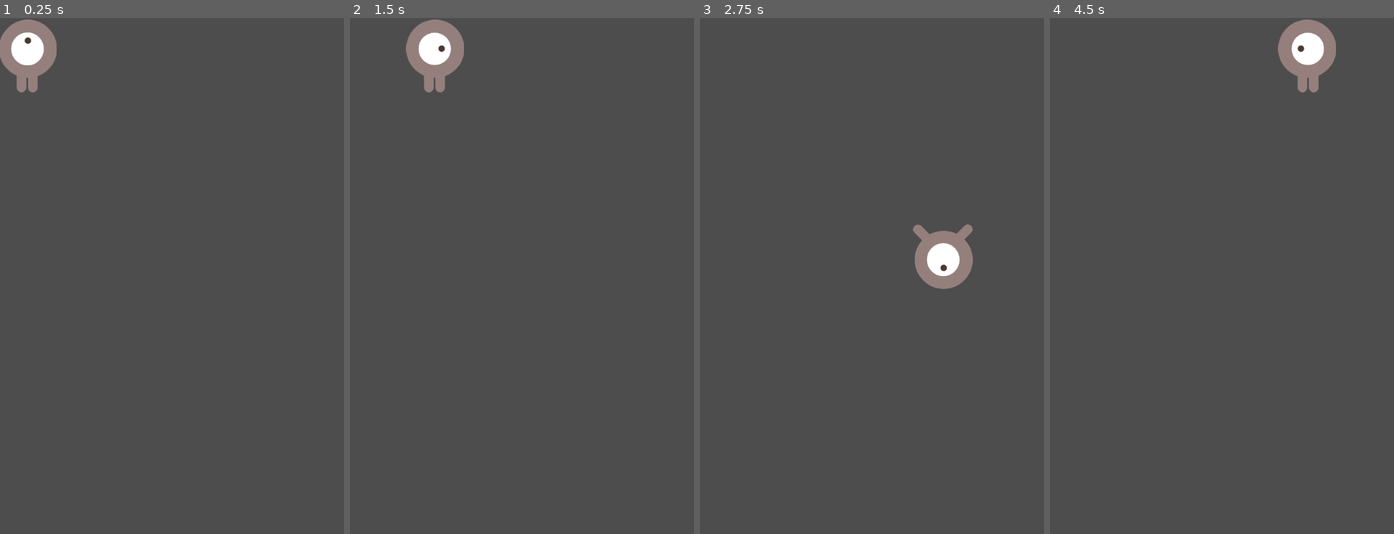
Above: before the commit, frames 1-4 (left to right).
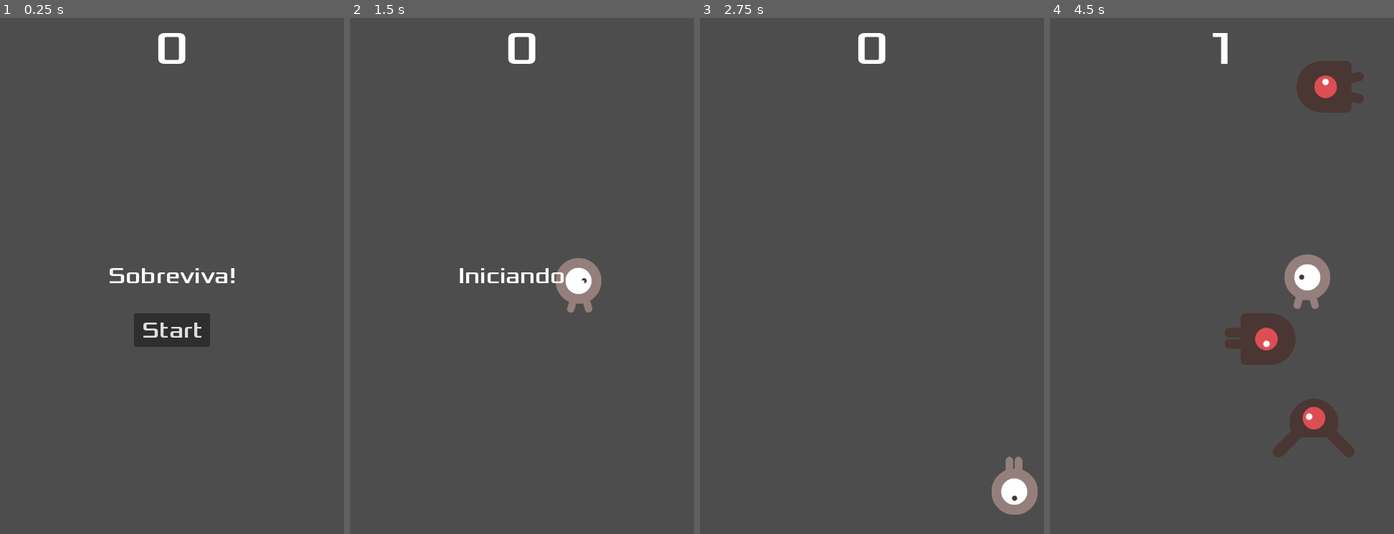
Above: after the commit, the same moments.

Repository: KaioBenevenuto/Space-Bubble
Game: Godot game, scene res://principal.tscn
Same seed, same stepped clock (60 frames per second), same inputs: the game is played once before the commit and once after it. Before the commit the project starts from res://jogador.tscn.
Inputs (mouse positions are in pixels of both pictures, inside the frame that each line leads up to):
- Up to frame 1 (0.25 s): no input
- Up to frame 2 (1.5 s): click (522, 327) at 0.5 s, where only the run after the commit has a clickable "Start"; tap Enter at 1.25 s; hold Right (ui_right) from 1.28 s (still down)
- Up to frame 3 (2.75 s): release Right (ui_right) at 2.03 s; hold Down (ui_down) from 2.03 s (still down)
- Up to frame 4 (4.5 s): release Down (ui_down) at 2.78 s; hold Right (ui_right) 2.78-3.53 s; hold Up (ui_up) 3.53-4.28 s; hold Left (ui_left) from 4.28 s (still down)

The runs differ from the first frame. In frame 1, 3.8% of the frame differs, in the area x 0-69%, y 0-64%; in frame 2, 3.3%; in frame 3, 3.0%; in frame 4, 6.7%, in the area x 47-92%, y 0-86%.

Commit message:
Versão jogável

Diff:
--- a/AnimatedSprite2D.gd
+++ b/AnimatedSprite2D.gd
@@ -1,39 +1,20 @@
-#extends AnimatedSprite2D
-#
-#@export var speed = 400
-#var screen_size
-#
-#func _ready():
-#	screen_size = get_viewport_rect().size
-#
-#
-#func _process(delta: float) -> void:
-#	var velocity = Vector2()
-#
-#	if Input.is_action_pressed("ui_right"):
-#		velocity.x += 1
-#	if Input.is_action_pressed("ui_left"):
-#		velocity.x -= 1
-#	if Input.is_action_pressed("ui_up"):
-#		velocity.y -= 1
-#	if Input.is_action_pressed("ui_down"):
-#		velocity.y += 1
-#
-#	if velocity.length() > 0:
-#		velocity = velocity.normalized() * speed
-#		play()
-#	else:
-#		stop()
-#
-#	if velocity.x != 0:
-#		animation = "direita"
-#		flip_v = false
-#		flip_h = velocity.x < 0
-#	if velocity.y != 0:
-#		animation = "cima"
-#		flip_v = velocity.y > 0
-#		flip_h = false
-#
-#	position += velocity * delta
-#	position.x = clamp(position.x, 0, screen_size.x)
-#	position.y = clamp(position.y, 0, screen_size.y)
+extends AnimatedSprite2D
+#Não funciona
+var colisor_a: PhysicsBody2D
+var colisor_b: PhysicsBody2D
+
+func _ready():
+	colisor_a = $ColisorSprite2D
+	colisor_b = $ColisorSprite2D_2
+
+func troca_animacao(nome_animacao: String):
+	colisor_a.set_deferred("disabled", true)
+	colisor_b.set_deferred("disabled", true)
+
+	if nome_animacao in ["andando", "nadando"]:
+		colisor_a.set_deferred("disabled", false)
+		colisor_b.set_deferred("disabled", true)
+	elif nome_animacao == "voando":
+		colisor_b.set_deferred("disabled", false)
+		colisor_a.set_deferred("disabled", true)
+#	play(nome_animacao)
--- /dev/null
+++ b/hud.gd
@@ -0,0 +1,28 @@
+extends CanvasLayer
+
+signal start_game
+
+func exibir_mensagem (text):
+	$MensageLabel.text = text
+	$MensageLabel.show()
+	$MensageTimer.start()
+
+func exibir_gameover ():
+	exibir_mensagem("Game Over")
+	await $MensageTimer.timeout
+
+	$MensageLabel.text = "Sobreviva!"
+	$MensageLabel.show()
+
+	await get_tree().create_timer(1).timeout
+	$StartButton.show()
+
+func atualize_score(score):
+	$ScoreLabel.text = str(score)
+
+func _on_start_button_pressed():
+	$StartButton.hide()
+	emit_signal("start_game")
+
+func _on_message_timer_timeout():
+	$MensageLabel.hide()
--- /dev/null
+++ b/hud.tscn
@@ -0,0 +1,66 @@
+[gd_scene load_steps=3 format=3 uid="uid://iineyms175d2"]
+
+[ext_resource type="FontFile" uid="uid://c2uj43ifl30r7" path="res://fonts/Xolonium-Regular.ttf" id="1_atm31"]
+[ext_resource type="Script" path="res://hud.gd" id="1_nkbxu"]
+
+[node name="HUD" type="CanvasLayer"]
+script = ExtResource("1_nkbxu")
+
+[node name="ScoreLabel" type="Label" parent="."]
+anchors_preset = 5
+anchor_left = 0.5
+anchor_right = 0.5
+offset_left = -136.0
+offset_right = 136.0
+offset_bottom = 87.0
+grow_horizontal = 2
+theme_override_fonts/font = ExtResource("1_atm31")
+theme_override_font_sizes/font_size = 64
+text = "0
+"
+horizontal_alignment = 1
+vertical_alignment = 1
+
+[node name="MensageLabel" type="Label" parent="."]
+anchors_preset = 8
+anchor_left = 0.5
+anchor_top = 0.5
+anchor_right = 0.5
+anchor_bottom = 0.5
+offset_left = -148.5
+offset_top = -38.0
+offset_right = 148.5
+offset_bottom = 38.0
+grow_horizontal = 2
+grow_vertical = 2
+size_flags_horizontal = 4
+theme_override_fonts/font = ExtResource("1_atm31")
+theme_override_font_sizes/font_size = 32
+text = "Sobreviva!"
+horizontal_alignment = 1
+vertical_alignment = 1
+autowrap_mode = 2
+
+[node name="MensageTimer" type="Timer" parent="."]
+wait_time = 2.0
+one_shot = true
+
+[node name="StartButton" type="Button" parent="."]
+anchors_preset = 7
+anchor_left = 0.5
+anchor_top = 1.0
+anchor_right = 0.5
+anchor_bottom = 1.0
+offset_left = -53.0
+offset_top = -303.0
+offset_right = 53.0
+offset_bottom = -261.0
+grow_horizontal = 2
+grow_vertical = 0
+size_flags_horizontal = 4
+theme_override_fonts/font = ExtResource("1_atm31")
+theme_override_font_sizes/font_size = 32
+text = "Start"
+
+[connection signal="timeout" from="MensageTimer" to="." method="_on_message_timer_timeout"]
+[connection signal="pressed" from="StartButton" to="." method="_on_start_button_pressed"]
--- a/inimigo.gd
+++ b/inimigo.gd
@@ -10,8 +10,5 @@
 	var tipo_inimigos = nomes_animacoes[randi() % nomes_animacoes.size()]
 	animacao.play(tipo_inimigos)
 
-#	var tipo_inimigos = $AnimatedSprite2D.frames.get_animation_names()
-#	$AnimatedSprite2D.animation = tipo_inimigos[randi() % tipo_inimigos.size()]
-
 func _on_visible_on_screen_notifier_2d_screen_exited():
 	queue_free()
--- a/inimigo.tscn
+++ b/inimigo.tscn
@@ -45,25 +45,26 @@
 }]
 
 [sub_resource type="CapsuleShape2D" id="CapsuleShape2D_fc8ui"]
-radius = 36.0
-height = 112.0
+radius = 35.0
+height = 102.0
 
 [node name="Inimigo" type="RigidBody2D"]
+collision_mask = 0
 gravity_scale = 0.0
 script = ExtResource("1_3rb8d")
 
 [node name="AnimatedSprite2D" type="AnimatedSprite2D" parent="."]
 scale = Vector2(0.75, 0.75)
 sprite_frames = SubResource("SpriteFrames_hh1cl")
-animation = &"nadando"
+animation = &"voando"
 
 [node name="CollisionShape2D" type="CollisionShape2D" parent="."]
-position = Vector2(-6, 0)
+position = Vector2(-2, 0)
 rotation = 1.5708
 shape = SubResource("CapsuleShape2D_fc8ui")
 
 [node name="VisibleOnScreenNotifier2D" type="VisibleOnScreenNotifier2D" parent="."]
-position = Vector2(-5, 0)
-scale = Vector2(4.35, 2.75)
+position = Vector2(-0.249998, -0.749998)
+scale = Vector2(3.875, 2.675)
 
 [connection signal="screen_exited" from="VisibleOnScreenNotifier2D" to="." method="_on_visible_on_screen_notifier_2d_screen_exited"]
--- a/jogador.gd
+++ b/jogador.gd
@@ -2,9 +2,10 @@
 
 @export var speed = 400
 var screen_size
+signal hit
 
 func _ready():
-	print("Teste: ")
+	hide()
 	screen_size = get_viewport_rect().size
 
 
@@ -37,5 +38,15 @@
 		$AnimatedSprite2D.flip_h = false
 
 	position += velocity * delta
-	position.x = clamp(position.x, 40, screen_size.x-40)
-	position.y = clamp(position.y, 40, screen_size.y-60)
+	position.x = clamp(position.x, 42, screen_size.x-40)
+	position.y = clamp(position.y, 40, screen_size.y-65)
+
+func start(pos):
+	position = pos
+	show()
+	$CollisionShape2D.disabled = false
+
+func _on_body_entered(body):
+	hide()
+	emit_signal("hit")
+	$CollisionShape2D.set_deferred("disabled", true)
--- a/jogador.tscn
+++ b/jogador.tscn
@@ -17,7 +17,7 @@
 }],
 "loop": true,
 "name": &"cima",
-"speed": 5.0
+"speed": 7.0
 }, {
 "frames": [{
 "duration": 1.0,
@@ -28,7 +28,7 @@
 }],
 "loop": true,
 "name": &"direita",
-"speed": 5.0
+"speed": 7.0
 }]
 
 [sub_resource type="CapsuleShape2D" id="CapsuleShape2D_5jwbp"]
@@ -40,10 +40,13 @@
 
 [node name="AnimatedSprite2D" type="AnimatedSprite2D" parent="."]
 position = Vector2(-1, 13)
-scale = Vector2(0.75, 0.75)
+scale = Vector2(0.6, 0.6)
 sprite_frames = SubResource("SpriteFrames_mkgo7")
 animation = &"cima"
+frame_progress = 0.658001
 
 [node name="CollisionShape2D" type="CollisionShape2D" parent="."]
 position = Vector2(-1, 14)
 shape = SubResource("CapsuleShape2D_5jwbp")
+
+[connection signal="body_entered" from="." to="." method="_on_body_entered"]
--- /dev/null
+++ b/principal.gd
@@ -0,0 +1,41 @@
+extends Node
+
+#@export(PackedScene) var Inimigo
+@export var Inimigo: PackedScene
+var score
+
+#func _ready():
+#	randomize()
+#	novo_jogo()
+
+func game_over():
+	$PontuacaoTimer.stop()
+	$InimigoTimer.stop()
+	$HUD.exibir_gameover()
+
+func novo_jogo():
+	score = 0
+	$Jogador.start($PosicaoInicial.position)
+	$InicioTimer.start()
+	$HUD.exibir_mensagem("Iniciando...")
+	$HUD.atualize_score(score)
+
+
+func _on_inicio_timer_timeout():
+	$InimigoTimer.start()
+	$PontuacaoTimer.start()
+
+func _on_pontuacao_timer_timeout():
+	score += 1
+	$HUD.atualize_score(score)
+
+func _on_inimigo_timer_timeout():
+	$CaminhoInimigo/SpawnInimigo.progress = randi()
+	var inimigo = Inimigo.instantiate()
+	add_child(inimigo)
+	var direcao = $CaminhoInimigo/SpawnInimigo.rotation + PI/2
+	inimigo.position = $CaminhoInimigo/SpawnInimigo.position
+	direcao += randi_range(-PI/4, PI/4)
+	inimigo.rotation = direcao
+	inimigo.linear_velocity = Vector2(randi_range(inimigo.min_speed, inimigo.max_speed), 0)
+	inimigo.linear_velocity = inimigo.linear_velocity.rotated(direcao)
--- /dev/null
+++ b/principal.tscn
@@ -0,0 +1,43 @@
+[gd_scene load_steps=6 format=3 uid="uid://di6prtlyv14qt"]
+
+[ext_resource type="PackedScene" uid="uid://dmwd4sx2tqsjj" path="res://jogador.tscn" id="1_0vg21"]
+[ext_resource type="Script" path="res://principal.gd" id="1_52ec5"]
+[ext_resource type="PackedScene" uid="uid://sy24sf1ebq70" path="res://inimigo.tscn" id="2_elv33"]
+[ext_resource type="PackedScene" uid="uid://iineyms175d2" path="res://hud.tscn" id="4_fqhk7"]
+
+[sub_resource type="Curve2D" id="Curve2D_ch05o"]
+_data = {
+"points": PackedVector2Array(0, 0, 0, 0, 0, 0, 0, 0, 0, 0, 480, 0, 0, 0, 0, 0, 480, 720, 0, 0, 0, 0, 0, 720, 0, 0, 0, 0, 0, 0)
+}
+point_count = 5
+
+[node name="Principal" type="Node"]
+script = ExtResource("1_52ec5")
+Inimigo = ExtResource("2_elv33")
+
+[node name="Jogador" parent="." instance=ExtResource("1_0vg21")]
+
+[node name="InicioTimer" type="Timer" parent="."]
+wait_time = 2.0
+one_shot = true
+
+[node name="PontuacaoTimer" type="Timer" parent="."]
+
+[node name="InimigoTimer" type="Timer" parent="."]
+wait_time = 0.5
+
+[node name="PosicaoInicial" type="Marker2D" parent="."]
+position = Vector2(240, 360)
+
+[node name="CaminhoInimigo" type="Path2D" parent="."]
+curve = SubResource("Curve2D_ch05o")
+
+[node name="SpawnInimigo" type="PathFollow2D" parent="CaminhoInimigo"]
+
+[node name="HUD" parent="." instance=ExtResource("4_fqhk7")]
+
+[connection signal="hit" from="Jogador" to="." method="game_over"]
+[connection signal="timeout" from="InicioTimer" to="." method="_on_inicio_timer_timeout"]
+[connection signal="timeout" from="PontuacaoTimer" to="." method="_on_pontuacao_timer_timeout"]
+[connection signal="timeout" from="InimigoTimer" to="." method="_on_inimigo_timer_timeout"]
+[connection signal="start_game" from="HUD" to="." method="novo_jogo"]
--- a/project.godot
+++ b/project.godot
@@ -11,13 +11,9 @@
 [application]
 
 config/name="Dev Games"
-run/main_scene="res://jogador.tscn"
+run/main_scene="res://principal.tscn"
 config/features=PackedStringArray("4.0", "GL Compatibility")
 config/icon="res://icon.svg"
-
-[debug]
-
-file_logging/enable_file_logging=true
 
 [display]
 
